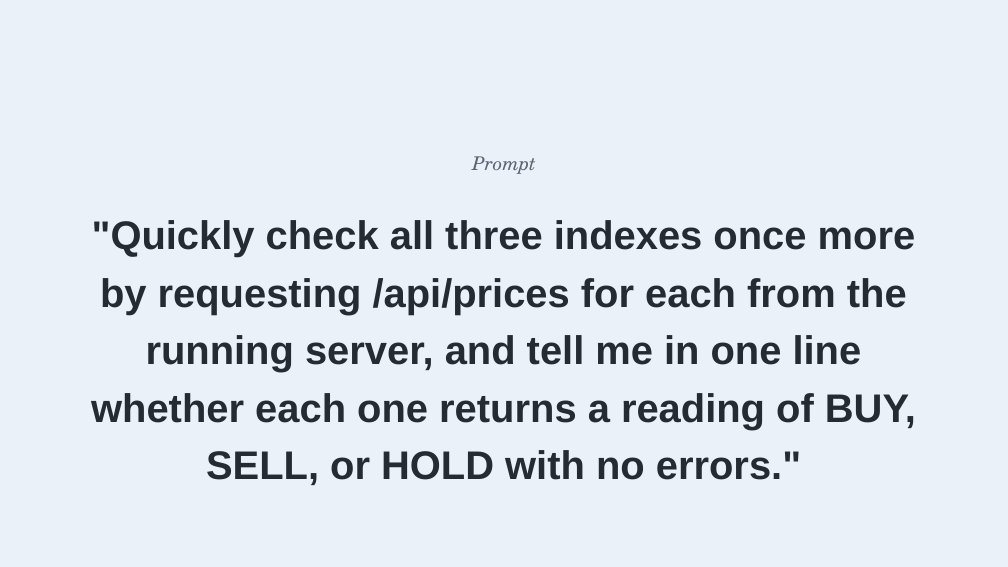
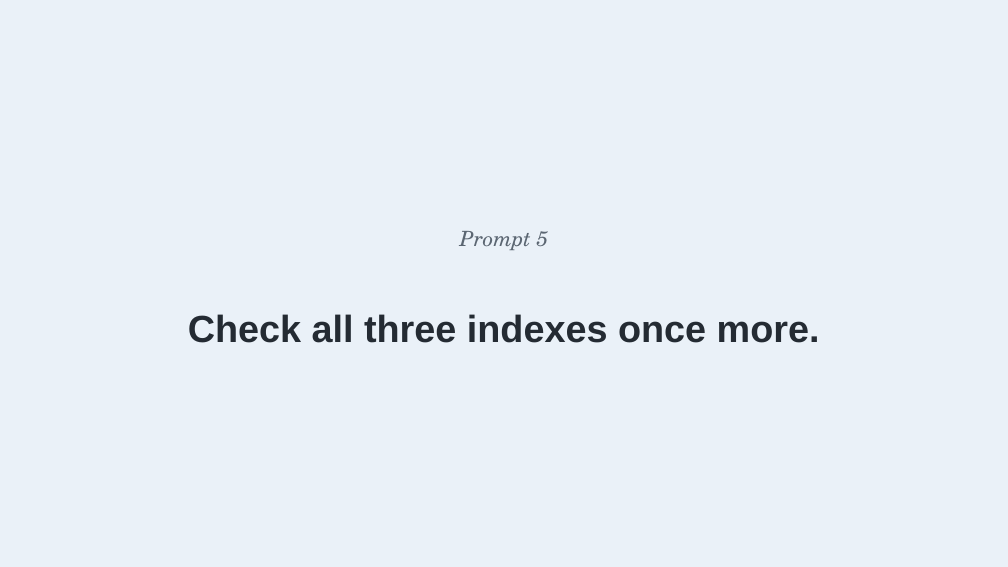
Before and after one commit to benjiesotelo-sudo/Telos_FIN1209, a slide deck: slide 7 of special-lecture/FIN1209-Special-Lecture-3-BuildIt.pptx. Drawn at 1008x567 pixels with LibreOffice and Linux fonts; fonts in the diff are those of the drawing. Boxes give left, top, right and bottom in pixels: in the first picture for what was removed or moved away, otherwise in the second. Text is boxed around its words. In the diff, an @@ line names an element or a change of style, - is before the commit and + after.

```diff
--- a/special-lecture/FIN1209-Special-Lecture-3-BuildIt.pptx
+++ b/special-lecture/FIN1209-Special-Lecture-3-BuildIt.pptx
@@ text at bbox=[460, 231, 549, 250]: text changed; size 18 to 20 pt @@
-Prompt
+Prompt 5
@@ text at bbox=[188, 314, 820, 343]: text changed; size 38 to 36 pt @@
-"Quickly check all three indexes once more by requesting /api/prices for each from the running server, and tell me in one line whether each one returns a reading of BUY, SELL, or HOLD with no errors."
+Check all three indexes once more.
```
Also in this commit, not shown: 4 other slides changed, 2 slides added, 2 slides removed, 10 other files.
